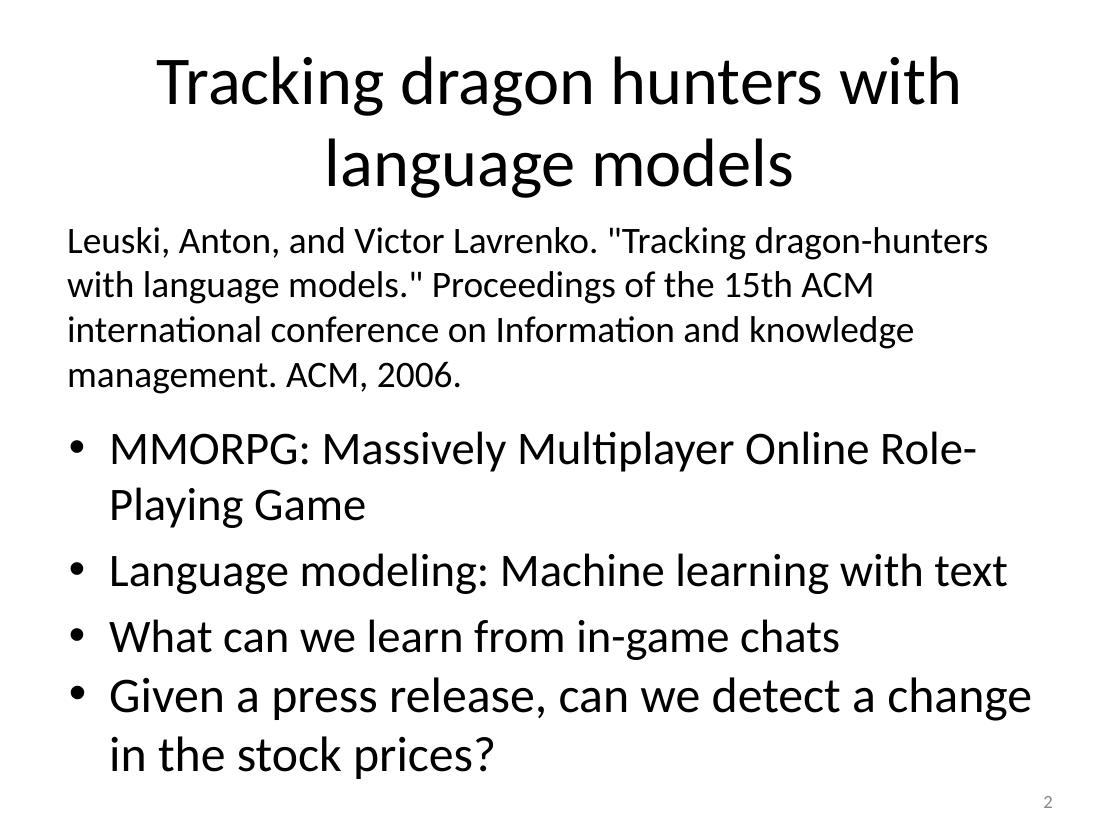
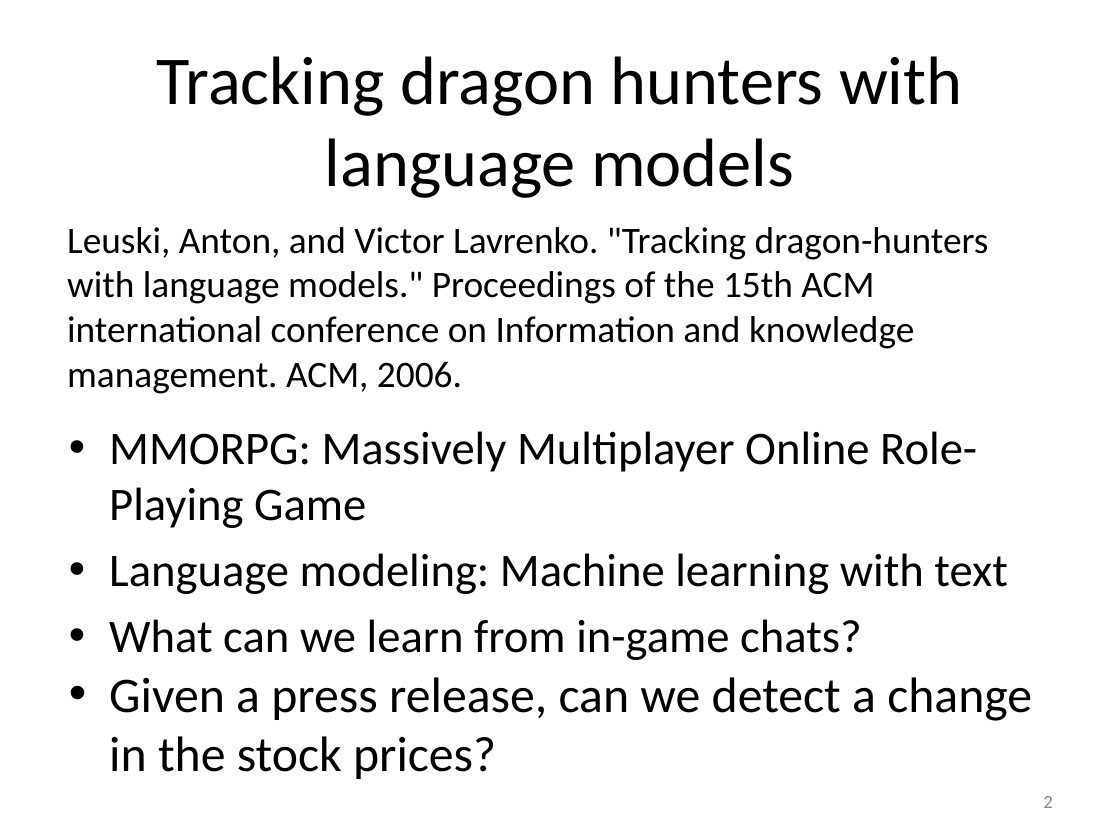
Before and after one commit to okrand/cs834-f17, a slide deck: slide 2 of presentations/OK-Presentation5.pptx. Drawn at 1120x840 pixels with LibreOffice and Linux fonts; fonts in the diff are those of the drawing. Boxes give left, top, right and bottom in pixels: in the first picture for what was removed or moved away, otherwise in the second. Text is boxed around its words. In the diff, an @@ line names an element or a change of style, - is before the commit and + after.

```diff
--- a/presentations/OK-Presentation5.pptx
+++ b/presentations/OK-Presentation5.pptx
@@ text at (109,619,862,660): text changed @@
-• What can we learn from in-game chats
+• What can we learn from in-game chats?
```
Also in this commit, not shown: 3 other slides changed.
